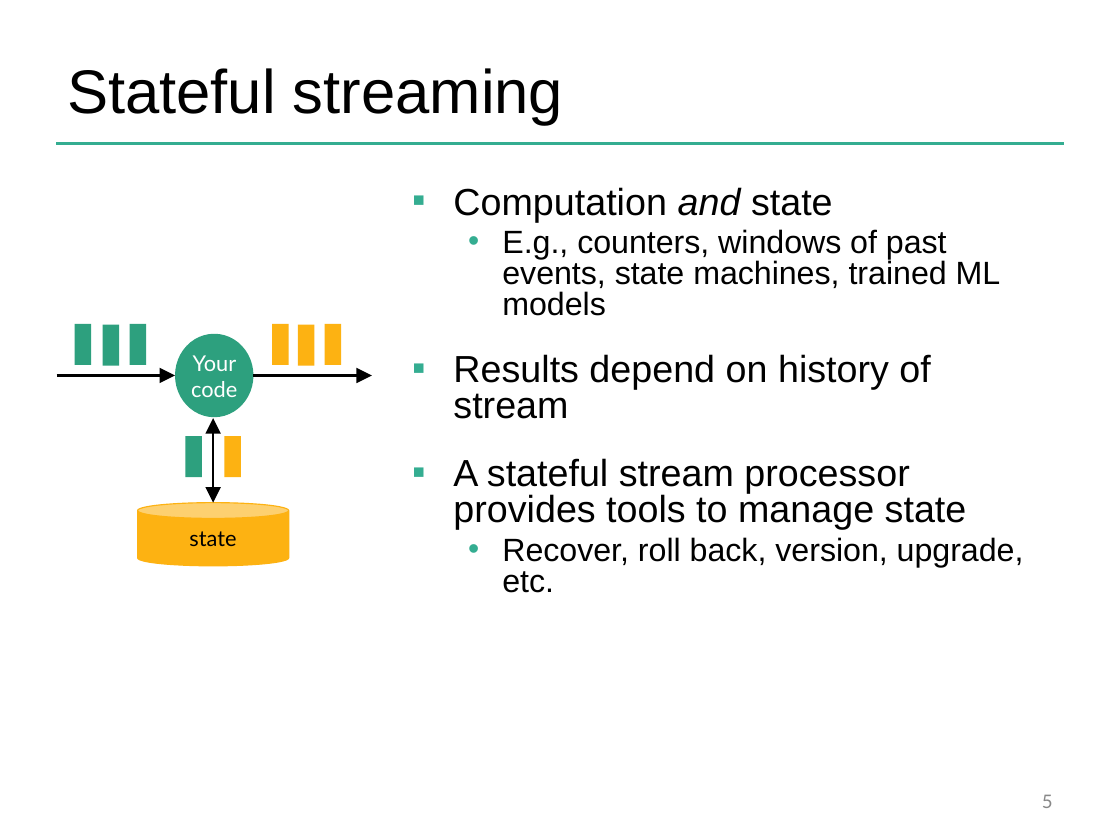
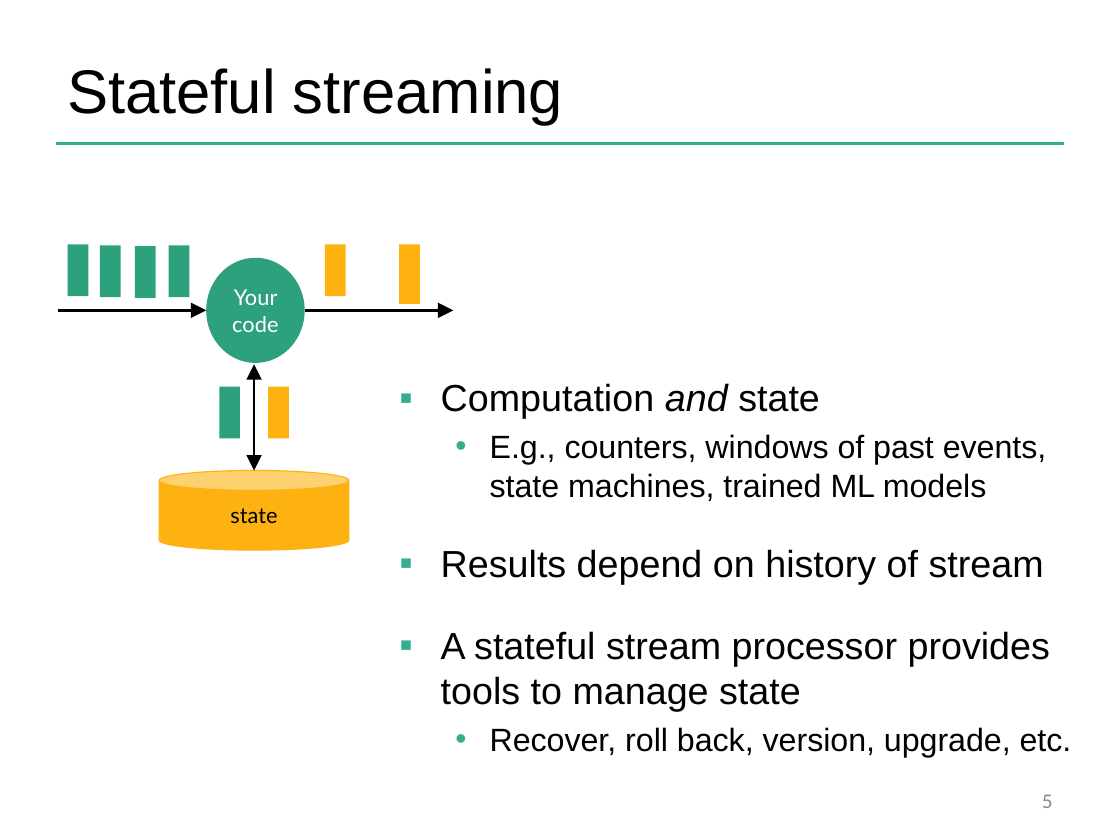
Before and after one commit to dataArtisans/flink-training-web, a slide deck: slide 5 of slides/flink_overview.pptx. Drawn at 1120x840 pixels with LibreOffice and Linux fonts; fonts in the diff are those of the drawing; background and template pictures are left out. Boxes give left, top, right and bottom in pixels: in the first picture for what was removed or moved away, otherwise in the second. Text is boxed around its words. In the diff, an @@ line names an element or a change of style, - is before the commit and + after.

Commit message:
improved some of the slides, especially around windows, and watermarks

```diff
--- a/slides/flink_overview.pptx
+++ b/slides/flink_overview.pptx
@@ rectangle: place and size @@
-rectangle at (75,324,92,365)
+rectangle at (67,244,87,296)
@@ rectangle: place and size @@
-rectangle at (103,325,120,366)
+rectangle at (100,245,120,297)
@@ rectangle: place and size @@
-rectangle at (130,324,147,365)
+rectangle at (134,246,155,298)
@@ rectangle added at (169,245,189,297), fill #2DA07E @@
@@ ellipse "Your code": place and size @@
-ellipse "Your code" at (175,334,253,418)
+ellipse "Your code" at (206,258,305,363)
@@ rectangle: place and size @@
-rectangle at (325,324,342,365)
+rectangle at (325,244,345,296)
@@ rectangle: place and size @@
-rectangle at (298,325,315,366)
+rectangle at (400,244,420,304)
@@ arrow moved from (57, 375) - (175, 375) to (57, 310) - (206, 310) @@
@@ arrow moved from (253, 375) - (372, 375) to (305, 310) - (454, 310) @@
@@ rectangle: place and size @@
-rectangle at (186,436,203,477)
+rectangle at (220,386,240,438)
@@ double arrow moved from (213, 418) - (213, 503) to (254, 364) - (254, 470) @@
@@ rectangle: place and size @@
-rectangle at (272,324,289,365)
+rectangle at (268,386,288,438)
@@ text "Computation and state": place and size @@
-text "Computation and state" at (453,187,1024,593)
+text "Computation and state" at (441,383,1072,757)
@@ text "Computation and state" at (441,383,1072,757): line spacing 0.8 to 1 @@
@@ rectangle removed at (224,436,241,477) @@
@@ cylinder "state": place and size @@
-cylinder "state" at (138,503,289,566)
+cylinder "state" at (159,470,348,550)
```
Also in this commit, not shown: 4 other slides changed, 3 slides added, 5 other files.
